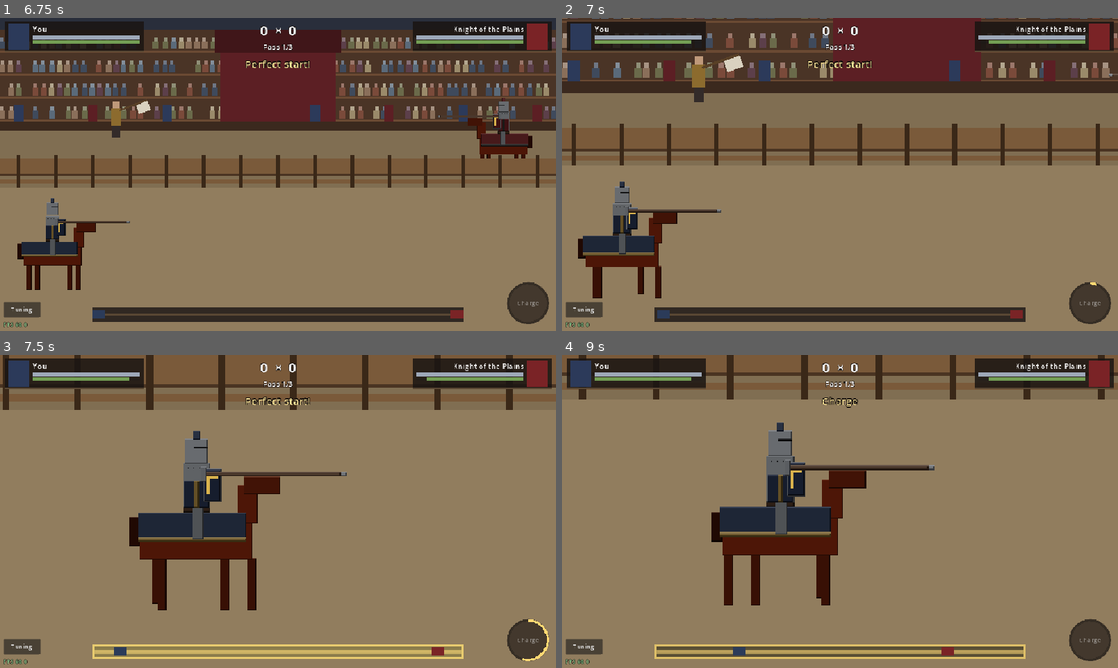
Above: before the commit, frames 1-4 (two rows, left to right).
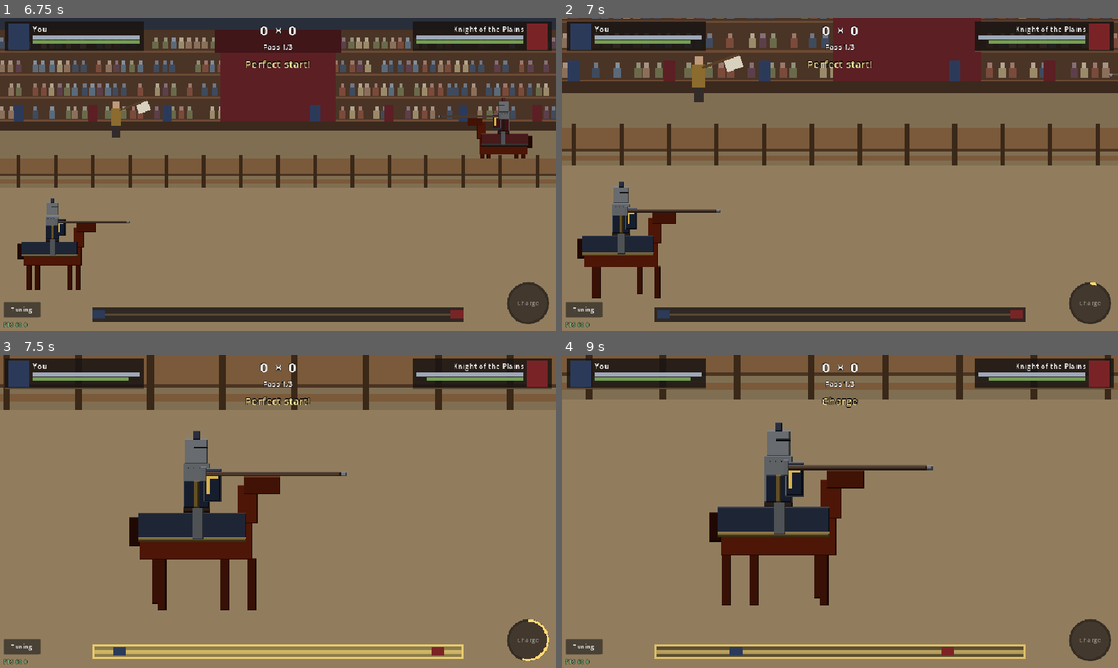
Above: after the commit, the same moments.

Repository: marcoaluz/Torneio_Medieval
Game: Godot game, scene res://game/scenes/arena/arena.tscn
The game is run twice, just before and just after one commit, with the same random seed, the same clock (stepped at 60 frames per second) and the same inputs.
Inputs (mouse positions are in pixels of both pictures, inside the frame that each line leads up to):
- Up to frame 1 (6.75 s): click "Tuning" at 0.5 s; click "Save" at 1.25 s; click "Restart" at 2 s; click "Tuning" at 2.75 s; click "Restart" at 3.5 s; click "Tuning" at 4.25 s; click "Restart" at 5 s; tap Enter at 5.75 s; move the mouse to (400, 158) at 5.77 s; click (400, 158) at 5.92 s; drag from (166, 190) to (250, 237) at 6.52 s
- Up to frame 2 (7 s): no input
- Up to frame 3 (7.5 s): move the mouse to (333, 442) at 7.27 s; click (333, 442) at 7.42 s
- Up to frame 4 (9 s): click "Charge" at 8 s; drag from (812, 574) to (673, 464) at 8.77 s

Frame 1 is identical in both runs. In frame 2, 0.4% of the frame differs, in the area x 2-29%, y 7-90%; in frame 3, 0.3%; in frame 4, 2.9%, in the area x 3-99%, y 0-96%.

Commit message:
Prompt 2.4: dados do jogador e save local versionado
- services/servico_jogador.gd (autoload Jogador): modelo com versao,
  leitura por copia, comandos {ok, erro} (criar_personagem, brasao,
  equipar, guarda-roupa), lado_para_justa, save atomico com .bak e migracao
- services/servico_tempo.gd (timers por horario de termino),
  services/servico_nomes.gd + data/texto/nomes_proibidos.json
- data/balance/inicio.json e itens.json
- justa e arena usam os dados do jogador; docs/DADOS_JOGADOR.md

Co-Authored-By: Claude Opus 5.5 <noreply@anthropic.com>

Diff:
--- /dev/null
+++ b/game/data/balance/inicio.json
@@ -0,0 +1,12 @@
+{
+	"versao": 1,
+	"_nota": "Estado inicial de um jogador novo (antes da criacao do personagem preencher nome, aparencia e casa).",
+	"ouro": 100,
+	"gemas": 0,
+	"materiais": { "sucata": 5, "lingote_ferro": 0, "couro": 0 },
+	"cavaleiro": { "nivel": 1, "xp": 0, "atributos": { "forca": 30, "precisao": 30, "equilibrio": 30 }, "habilidade": "investida" },
+	"cavalo": { "atributos": { "velocidade": 40, "folego": 40, "temperamento": 40, "vinculo": 0 } },
+	"itens": ["elmo_escudeiro", "peitoral_escudeiro", "escudo_escudeiro", "lanca_escudeiro", "caparacao_escudeiro"],
+	"equipar": ["elmo_escudeiro", "peitoral_escudeiro", "escudo_escudeiro", "lanca_escudeiro", "caparacao_escudeiro"],
+	"predios": { "casa_senhorial": 1, "estabulo": 1, "campo_treino": 1, "ferreiro": 1 }
+}
--- /dev/null
+++ b/game/data/balance/itens.json
@@ -0,0 +1,16 @@
+{
+	"versao": 1,
+	"_nota": "Catalogo de pecas. status usa as mesmas chaves da regra do impacto (defesa, bloqueio_milesimos, poder, precisao). visual = variante da arte em game/art/sprites/personagem (camadas.json: {espaco}_{visual}_{animacao}.png). espaco: elmo, peitoral, escudo, lanca, caparacao (os da regra) e os demais do GDD quando tiverem arte.",
+	"raridades": ["comum", "incomum", "raro", "epico", "lendario"],
+	"modelos": {
+		"elmo_escudeiro": { "espaco": "elmo", "raridade": "comum", "conjunto": "escudeiro", "visual": "provisorio", "durabilidade_max": 60, "status": { "defesa": 8 } },
+		"peitoral_escudeiro": { "espaco": "peitoral", "raridade": "comum", "conjunto": "escudeiro", "visual": "provisorio", "durabilidade_max": 60, "status": { "defesa": 8 } },
+		"escudo_escudeiro": { "espaco": "escudo", "raridade": "comum", "conjunto": "escudeiro", "visual": "provisorio", "durabilidade_max": 60, "status": { "defesa": 5, "bloqueio_milesimos": 40 } },
+		"lanca_escudeiro": { "espaco": "lanca", "raridade": "comum", "conjunto": "escudeiro", "visual": "provisorio", "durabilidade_max": 40, "status": { "poder": 5, "precisao": 0 } },
+		"caparacao_escudeiro": { "espaco": "caparacao", "raridade": "comum", "conjunto": "escudeiro", "visual": "provisorio", "durabilidade_max": 0, "status": {} },
+		"elmo_vigia": { "espaco": "elmo", "raridade": "incomum", "conjunto": "vigia", "visual": "provisorio", "durabilidade_max": 80, "status": { "defesa": 12 } },
+		"peitoral_vigia": { "espaco": "peitoral", "raridade": "incomum", "conjunto": "vigia", "visual": "provisorio", "durabilidade_max": 80, "status": { "defesa": 12 } },
+		"escudo_vigia": { "espaco": "escudo", "raridade": "incomum", "conjunto": "vigia", "visual": "provisorio", "durabilidade_max": 80, "status": { "defesa": 7, "bloqueio_milesimos": 70 } },
+		"lanca_vigia": { "espaco": "lanca", "raridade": "incomum", "conjunto": "vigia", "visual": "provisorio", "durabilidade_max": 50, "status": { "poder": 10, "precisao": 5 } }
+	}
+}
--- /dev/null
+++ b/game/data/texto/nomes_proibidos.json
@@ -0,0 +1,10 @@
+{
+	"versao": 1,
+	"_nota": "Raizes proibidas em nomes de cavaleiro e casa (pt e en). A comparacao e feita sem acento, em minusculas, trocando numeros/simbolos comuns por letras (0->o, 1->i, 3->e, 4->a, 5->s, 7->t, @->a, $->s) e sem espacos. Acrescente raizes aqui; nao precisa mexer no codigo.",
+	"tamanho_min": 2,
+	"tamanho_max": 20,
+	"raizes": [
+		"porra", "caralh", "buceta", "boceta", "puta", "putinh", "viad", "bicha", "cuzao", "arrombad", "fdp", "foder", "fodid", "merda", "piroca", "rola", "xoxota", "xereca", "otario", "vagabund", "corno", "macac", "nazi", "hitler", "estupr", "pedofil",
+		"fuck", "shit", "bitch", "cunt", "dick", "pussy", "nigg", "fag", "whore", "slut", "rape", "retard", "bastard", "asshole"
+	]
+}
--- a/game/scripts/presentation/arena.gd
+++ b/game/scripts/presentation/arena.gd
@@ -27,11 +27,26 @@
 func _ready() -> void:
 	jogador.direcao = 1
 	jogador.escala = 1.0
+	vestir_jogador()
 	rival.direcao = -1
 	rival.escala = escala_rival
 	posicionar_nas_pontas()
 	camera.plano_aberto(true)
 
+## Aparência do cavaleiro do jogador a partir dos dados do jogador (se houver).
+func vestir_jogador() -> void:
+	var jog := get_node_or_null("/root/Jogador") as ServicoJogador
+	if jog == null:
+		return
+	var cav := jog.cavaleiro()
+	var cores: Dictionary = jog.casa()["cores"]
+	jogador.definir_casa({"principal": cores["principal"], "secundaria": cores["secundaria"], "metal": cores.get("metal", "ferro"),
+		"pele": cav.get("pele", "media"), "cabelo": cav.get("cor_cabelo", "castanho")})
+	var pecas := jog.visual_das_pecas()
+	pecas["pelagem"] = jog.cavalo_ativo().get("pelagem", "alazao")
+	pecas["corpo"] = cav.get("corpo", "masculino")
+	jogador.camadas().vestir(pecas)
+
 ## Coloca os dois cavaleiros parados no começo das pistas (Apresentação).
 func posicionar_nas_pontas() -> void:
 	jogador.global_position = inicio_jogador.global_position
--- a/game/scripts/presentation/controlador_justa.gd
+++ b/game/scripts/presentation/controlador_justa.gd
@@ -62,8 +62,9 @@
 @export var sensibilidade_mira := 1.0
 
 var justa: Justa
-## Atributos de cada lado: {cavaleiro, cavalo}. Até a 2.4 (dados do jogador),
-## os padrões de game/data/balance/padrao.json.
+## Atributos de cada lado: {cavaleiro, cavalo, equipamento, habilidade}.
+## O jogador vem dos dados do jogador (autoload Jogador); o rival, por enquanto,
+## de game/data/balance/padrao.json (perfis de rival da região: 2.10).
 var lado_jogador: Dictionary
 var lado_rival: Dictionary
 ## Semente da justa (no servidor, Parte 3, quem sorteia é ele).
@@ -97,7 +98,8 @@
 		set_process(false)
 		return
 	if lado_jogador.is_empty():
-		lado_jogador = Justa.lado_padrao(padrao)
+		var jog := get_node_or_null("/root/Jogador") as ServicoJogador
+		lado_jogador = jog.lado_para_justa() if jog else Justa.lado_padrao(padrao)
 	if lado_rival.is_empty():
 		lado_rival = Justa.lado_padrao(padrao)
 	var perfil := {}
--- a/game/scripts/presentation/ui/painel_ajuste.gd
+++ b/game/scripts/presentation/ui/painel_ajuste.gd
@@ -5,6 +5,7 @@
 ## arquivo. O valor muda o mesmo dicionário que a justa em andamento lê,
 ## então janelas, zonas, pontos e chances valem na hora; durações das fases,
 ## atributos e o perfil do rival valem ao recomeçar a justa (botão).
+## Atributos de padrao.json valem para o rival (o jogador usa os dados dele).
 ## Enquanto aberto, o jogo fica pausado. Os rótulos dos campos são os
 ## caminhos nos JSON (ferramenta de desenvolvimento).
 
--- /dev/null
+++ b/game/scripts/services/servico_jogador.gd
@@ -0,0 +1,256 @@
+class_name ServicoJogador
+extends Node
+## Dados do jogador e save local (autoload "Jogador"). É o único lugar que
+## muda o estado do jogador: as telas leem cópias e pedem mudanças por
+## comandos, que validam, mudam, salvam e avisam (sinal `mudou`). Cada
+## comando devolve {ok: bool, erro: String, ...}: na Parte 3 os comandos que
+## valem algo (ouro, itens, timers) viram chamadas a Edge Functions com a
+## mesma assinatura, e o servidor passa a ser o dono do estado.
+##
+## Modelo (dicionário com "versao"; ver docs/DADOS_JOGADOR.md):
+##   cavaleiro, casa, cavalos, cavalo_ativo, inventario {ouro, gemas,
+##   materiais, itens}, equipamento {espaco: id}, visual {espaco: id},
+##   vila {predios}, timers [{id, tipo, alvo, inicio_em, termina_em}],
+##   pve, tutorial, criado_em, proximo_id.
+## Timers sempre como horário de término (ServicoTempo).
+
+signal mudou(secao: String)
+
+const VERSAO := 1
+const ESPACOS_REGRA := ["elmo", "peitoral", "escudo", "lanca"]
+
+@export var caminho_save := "user://jogador.json"
+
+var estado: Dictionary = {}
+
+func _ready() -> void:
+	if not carregar():
+		estado = novo_estado()
+
+# ------------------------------------------------------------------ leitura
+
+func tem_personagem() -> bool:
+	return estado.get("cavaleiro", {}).get("nome", "") != ""
+
+func cavaleiro() -> Dictionary:
+	return estado["cavaleiro"].duplicate(true)
+
+func casa() -> Dictionary:
+	return estado["casa"].duplicate(true)
+
+func cavalo_ativo() -> Dictionary:
+	for c: Dictionary in estado["cavalos"]:
+		if c["id"] == estado["cavalo_ativo"]:
+			return c.duplicate(true)
+	return {}
+
+func cavalos() -> Array:
+	return estado["cavalos"].duplicate(true)
+
+func ouro() -> int:
+	return int(estado["inventario"]["ouro"])
+
+func itens() -> Array:
+	return estado["inventario"]["itens"].duplicate(true)
+
+func item(id: String) -> Dictionary:
+	for it: Dictionary in estado["inventario"]["itens"]:
+		if it["id"] == id:
+			return it.duplicate(true)
+	return {}
+
+## Peça equipada num espaço ({} se vazio).
+func equipado(espaco: String) -> Dictionary:
+	return item(estado["equipamento"].get(espaco, ""))
+
+## Variante de arte de cada espaço, já com o guarda-roupa (visual) aplicado.
+func visual_das_pecas() -> Dictionary:
+	var modelos: Dictionary = Balanceamento.carregar("itens")["modelos"]
+	var saida := {}
+	for espaco: String in estado["equipamento"]:
+		var id: String = estado["visual"].get(espaco, estado["equipamento"][espaco])
+		var it := item(id)
+		if not it.is_empty():
+			saida[espaco] = modelos[it["modelo"]]["visual"]
+	return saida
+
+## Lado do jogador para a regra da justa: {cavaleiro, cavalo, equipamento,
+## habilidade}. Peça quebrada (durabilidade 0) vai com durabilidade 0 e a
+## regra ignora os bônus dela.
+func lado_para_justa() -> Dictionary:
+	var modelos: Dictionary = Balanceamento.carregar("itens")["modelos"]
+	var equip := {}
+	for espaco: String in ESPACOS_REGRA:
+		var it := equipado(espaco)
+		if it.is_empty():
+			continue
+		var p: Dictionary = (modelos[it["modelo"]]["status"] as Dictionary).duplicate()
+		p["durabilidade"] = int(it["durabilidade"])
+		equip[espaco] = p
+	var cav := cavalo_ativo()
+	return {
+		"cavaleiro": estado["cavaleiro"]["atributos"].duplicate(),
+		"cavalo": cav.get("atributos", {}).duplicate(),
+		"equipamento": equip,
+		"habilidade": estado["cavaleiro"].get("habilidade", ""),
+	}
+
+# ----------------------------------------------------------------- comandos
+
+## Começa do zero (estado inicial dos dados) e salva.
+func novo_jogo() -> Dictionary:
+	estado = novo_estado()
+	return _concluir("tudo")
+
+## Criação de personagem (2.2). Campos: nome, nome_casa, corpo, rosto,
+## cabelo, pele, cor_principal, cor_secundaria, pelagem.
+func criar_personagem(d: Dictionary) -> Dictionary:
+	for k in ["nome", "nome_casa", "corpo", "rosto", "cabelo", "pele", "cor_principal", "cor_secundaria", "pelagem"]:
+		if not d.has(k) or str(d[k]) == "":
+			return _erro("falta_" + k)
+	for k in ["nome", "nome_casa"]:
+		var e := ServicoNomes.validar(str(d[k]))
+		if e != "":
+			return _erro(e)
+	var cav: Dictionary = estado["cavaleiro"]
+	cav["nome"] = ServicoNomes.limpar(d["nome"])
+	cav["corpo"] = d["corpo"]
+	cav["rosto"] = d["rosto"]
+	cav["cabelo"] = d["cabelo"]
+	cav["pele"] = d["pele"]
+	cav["cor_cabelo"] = d.get("cor_cabelo", "castanho")
+	estado["casa"]["nome"] = ServicoNomes.limpar(d["nome_casa"])
+	estado["casa"]["cores"]["principal"] = d["cor_principal"]
+	estado["casa"]["cores"]["secundaria"] = d["cor_secundaria"]
+	for c: Dictionary in estado["cavalos"]:
+		if c["id"] == estado["cavalo_ativo"]:
+			c["pelagem"] = d["pelagem"]
+	return _concluir("cavaleiro")
+
+## Brasão da casa (2.3): o dicionário do editor de brasão.
+func definir_brasao(brasao: Dictionary) -> Dictionary:
+	estado["casa"]["brasao"] = brasao.duplicate(true)
+	return _concluir("casa")
+
+## Equipa uma peça do inventário no espaço dela.
+func equipar(id: String) -> Dictionary:
+	var it := item(id)
+	if it.is_empty():
+		return _erro("item_inexistente")
+	var modelo: Dictionary = Balanceamento.carregar("itens")["modelos"].get(it["modelo"], {})
+	if modelo.is_empty():
+		return _erro("modelo_inexistente")
+	estado["equipamento"][modelo["espaco"]] = id
+	return _concluir("equipamento")
+
+## Guarda-roupa: aparência de `id_visual` no espaço (vazio = a da peça equipada).
+func definir_visual(espaco: String, id_visual: String) -> Dictionary:
+	if id_visual == "":
+		estado["visual"].erase(espaco)
+	else:
+		var it := item(id_visual)
+		if it.is_empty():
+			return _erro("item_inexistente")
+		if Balanceamento.carregar("itens")["modelos"][it["modelo"]]["espaco"] != espaco:
+			return _erro("espaco_errado")
+		estado["visual"][espaco] = id_visual
+	return _concluir("equipamento")
+
+# ------------------------------------------------------------ persistência
+
+func novo_estado() -> Dictionary:
+	var ini := Balanceamento.carregar("inicio")
+	var e := {
+		"versao": VERSAO,
+		"criado_em": ServicoTempo.agora(),
+		"proximo_id": 1,
+		"cavaleiro": {"nome": "", "corpo": "masculino", "rosto": "1", "cabelo": "1", "pele": "media",
+			"cor_cabelo": "castanho", "nivel": int(ini["cavaleiro"]["nivel"]), "xp": int(ini["cavaleiro"]["xp"]),
+			"atributos": ini["cavaleiro"]["atributos"].duplicate(), "habilidade": ini["cavaleiro"]["habilidade"]},
+		"casa": {"nome": "", "cores": {"principal": "azul_real", "secundaria": "ouro_velho", "metal": "ferro"}, "brasao": {}},
+		"cavalos": [],
+		"cavalo_ativo": "",
+		"inventario": {"ouro": int(ini["ouro"]), "gemas": int(ini["gemas"]), "materiais": ini["materiais"].duplicate(), "itens": []},
+		"equipamento": {},
+		"visual": {},
+		"vila": {"predios": {}},
+		"timers": [],
+		"pve": {"regiao": "feiras", "torneios": {}},
+		"tutorial": {"passo": 0, "concluido": false},
+	}
+	var cid := _novo_id(e, "c")
+	e["cavalos"].append({"id": cid, "nome": "", "pelagem": "alazao", "atributos": ini["cavalo"]["atributos"].duplicate()})
+	e["cavalo_ativo"] = cid
+	var modelos: Dictionary = Balanceamento.carregar("itens")["modelos"]
+	var por_modelo := {}
+	for m: String in ini["itens"]:
+		var id := _novo_id(e, "i")
+		e["inventario"]["itens"].append({"id": id, "modelo": m, "nivel": 0, "durabilidade": int(modelos[m]["durabilidade_max"])})
+		por_modelo[m] = id
+	for m: String in ini["equipar"]:
+		e["equipamento"][modelos[m]["espaco"]] = por_modelo[m]
+	for p: String in ini["predios"]:
+		e["vila"]["predios"][p] = {"nivel": int(ini["predios"][p])}
+	return e
+
+## Grava em arquivo temporário, guarda o anterior como .bak e troca.
+func salvar() -> Error:
+	var tmp := caminho_save + ".tmp"
+	var f := FileAccess.open(tmp, FileAccess.WRITE)
+	if f == null:
+		return FileAccess.get_open_error()
+	f.store_string(JSON.stringify(estado, "\t"))
+	f.close()
+	if FileAccess.file_exists(caminho_save):
+		DirAccess.copy_absolute(caminho_save, caminho_save + ".bak")
+		DirAccess.remove_absolute(caminho_save)
+	return DirAccess.rename_absolute(tmp, caminho_save)
+
+## Lê o save (ou o .bak, se o principal estiver estragado) e migra.
+func carregar() -> bool:
+	for caminho in [caminho_save, caminho_save + ".bak"]:
+		if not FileAccess.file_exists(caminho):
+			continue
+		var v: Variant = JSON.parse_string(FileAccess.get_file_as_string(caminho))
+		if v is Dictionary and v.has("versao"):
+			estado = migrar(_inteiros(v))
+			return true
+		push_warning("ServicoJogador: save ilegível em %s" % caminho)
+	return false
+
+## Migra saves antigos até VERSAO. Cada versão nova acrescenta um passo aqui.
+static func migrar(d: Dictionary) -> Dictionary:
+	var v := int(d.get("versao", 0))
+	if v > VERSAO:
+		push_warning("ServicoJogador: save de versão mais nova (%d)" % v)
+	# Exemplo do formato: if v < 2: d["novo_campo"] = ...; v = 2
+	d["versao"] = maxi(v, VERSAO)
+	return d
+
+# ---------------------------------------------------------------- internos
+
+func _concluir(secao: String) -> Dictionary:
+	var e := salvar()
+	mudou.emit(secao)
+	return {"ok": true, "erro": "" if e == OK else error_string(e)}
+
+static func _erro(codigo: String) -> Dictionary:
+	return {"ok": false, "erro": codigo}
+
+static func _novo_id(e: Dictionary, prefixo: String) -> String:
+	var n := int(e["proximo_id"])
+	e["proximo_id"] = n + 1
+	return "%s%d" % [prefixo, n]
+
+## O JSON do Godot lê números como float; inteiros voltam a ser int.
+static func _inteiros(v: Variant) -> Variant:
+	if v is float and v == floorf(v) and absf(v) < 1e15:
+		return int(v)
+	if v is Dictionary:
+		var d := {}
+		for k in v:
+			d[k] = _inteiros(v[k])
+		return d
+	if v is Array:
+		return (v as Array).map(_inteiros)
+	return v
--- /dev/null
+++ b/game/scripts/services/servico_nomes.gd
@@ -0,0 +1,57 @@
+class_name ServicoNomes
+extends RefCounted
+## Validação de nomes do jogador (cavaleiro e casa): tamanho, caracteres
+## permitidos e filtro de palavras ofensivas, com a lista em
+## game/data/texto/nomes_proibidos.json. Na Parte 3 o servidor repete a mesma
+## validação (o celular não é confiável). Códigos de erro viram textos de
+## tradução ERRO_<CODIGO>.
+
+const LISTA := "res://game/data/texto/nomes_proibidos.json"
+const TROCAS := {"0": "o", "1": "i", "3": "e", "4": "a", "5": "s", "7": "t", "@": "a", "$": "s"}
+
+static var _dados: Dictionary
+
+## "" se o nome serve; senão o código: nome_curto, nome_longo,
+## nome_caracteres ou nome_ofensivo.
+static func validar(nome: String) -> String:
+	var d := _carregar()
+	var limpo := limpar(nome)
+	if limpo.length() < int(d.get("tamanho_min", 2)):
+		return "nome_curto"
+	if limpo.length() > int(d.get("tamanho_max", 20)):
+		return "nome_longo"
+	var permitido := RegEx.create_from_string(r"^[\p{L}' -]+$")
+	if permitido.search(limpo) == null:
+		return "nome_caracteres"
+	var norm := normalizar(nome)
+	for raiz: String in d.get("raizes", []):
+		if norm.contains(raiz):
+			return "nome_ofensivo"
+	return ""
+
+## Tira espaços das pontas e espaços repetidos.
+static func limpar(nome: String) -> String:
+	var r := RegEx.create_from_string(r"\s+")
+	return r.sub(nome.strip_edges(), " ", true)
+
+## Minúsculas, sem acento, com números/símbolos trocados por letras e só letras.
+static func normalizar(nome: String) -> String:
+	var s := nome.to_lower()
+	var acentos := {"á": "a", "à": "a", "â": "a", "ã": "a", "ä": "a", "é": "e", "ê": "e", "è": "e", "ë": "e",
+		"í": "i", "î": "i", "ì": "i", "ï": "i", "ó": "o", "ô": "o", "õ": "o", "ò": "o", "ö": "o",
+		"ú": "u", "û": "u", "ù": "u", "ü": "u", "ç": "c", "ñ": "n"}
+	var saida := ""
+	for ch in s:
+		if acentos.has(ch):
+			ch = acentos[ch]
+		elif TROCAS.has(ch):
+			ch = TROCAS[ch]
+		if ch >= "a" and ch <= "z":
+			saida += ch
+	return saida
+
+static func _carregar() -> Dictionary:
+	if _dados.is_empty():
+		var v: Variant = JSON.parse_string(FileAccess.get_file_as_string(LISTA))
+		_dados = v if v is Dictionary else {}
+	return _dados
--- /dev/null
+++ b/game/scripts/services/servico_tempo.gd
@@ -0,0 +1,18 @@
+class_name ServicoTempo
+extends RefCounted
+## Relógio dos timers do jogo. Todo timer é guardado como horário de término
+## (segundos Unix) e a tela só mostra a contagem. Hoje usa o relógio do
+## celular; na Parte 3 passa a usar o horário do servidor (mudar a hora do
+## celular não acelera nada). Os testes adiantam o relógio com `deslocamento`.
+
+static var deslocamento := 0
+
+static func agora() -> int:
+	return int(Time.get_unix_time_from_system()) + deslocamento
+
+## Segundos que faltam (0 se já terminou).
+static func restante(termina_em: int) -> int:
+	return maxi(termina_em - agora(), 0)
+
+static func pronto(termina_em: int) -> bool:
+	return agora() >= termina_em
--- a/project.godot
+++ b/project.godot
@@ -13,6 +13,7 @@
 
 [autoload]
 
+Jogador="*res://game/scripts/services/servico_jogador.gd"
 Depuracao="*res://game/scenes/common/depuracao.tscn"
 
 [display]
--- /dev/null
+++ b/tests/services/jogador_check.gd
@@ -0,0 +1,91 @@
+extends SceneTree
+## Dados do jogador e save local (headless, save em user://teste_jogador/):
+## estado inicial vindo dos dados, criação de personagem com filtro de nomes,
+## salvar/carregar sem perder tipos, recuperação pelo .bak, equipar e
+## guarda-roupa, lado para a regra da justa e relógio adiantável.
+
+const PASTA := "user://teste_jogador/"
+
+var _falhas := 0
+
+func _initialize() -> void:
+	DirAccess.make_dir_recursive_absolute(PASTA)
+	for f in ["jogador.json", "jogador.json.bak", "jogador.json.tmp"]:
+		DirAccess.remove_absolute(PASTA + f)
+	var j := ServicoJogador.new()
+	j.caminho_save = PASTA + "jogador.json"
+	root.add_child(j)
+	await process_frame
+
+	_checa("sem save comeca sem personagem", not j.tem_personagem())
+	_checa("estado tem versao", j.estado["versao"] == ServicoJogador.VERSAO)
+	_checa("ouro inicial dos dados", j.ouro() == int(Balanceamento.carregar("inicio")["ouro"]))
+	_checa("um cavalo ativo", j.cavalos().size() == 1 and not j.cavalo_ativo().is_empty())
+	_checa("pecas iniciais equipadas", not j.equipado("elmo").is_empty() and not j.equipado("lanca").is_empty())
+
+	# Nomes
+	_checa("nome curto recusado", ServicoNomes.validar("A") == "nome_curto")
+	_checa("nome com numero recusado", ServicoNomes.validar("R2D2 Cavaleiro") == "nome_caracteres")
+	_checa("palavrao recusado", ServicoNomes.validar("Sir Porra") == "nome_ofensivo")
+	_checa("palavrao disfarcado recusado", ServicoNomes.validar("Sir P0rr@") == "nome_caracteres" or ServicoNomes.validar("Fvck Merd4") != "")
+	_checa("nome com acento aceito", ServicoNomes.validar("Álvaro d'Ávila") == "")
+	_checa("espacos repetidos limpos", ServicoNomes.limpar("  Joana   de  Arc ") == "Joana de Arc")
+
+	var dados := {"nome": "Joana  de Arc", "nome_casa": "Casa Ferreira", "corpo": "feminino", "rosto": "1",
+		"cabelo": "2", "pele": "morena", "cor_principal": "verde_floresta", "cor_secundaria": "branco_osso", "pelagem": "preto"}
+	var ruim := dados.duplicate()
+	ruim["nome"] = "Sir Merda"
+	_checa("criar com nome ofensivo falha", j.criar_personagem(ruim)["erro"] == "nome_ofensivo" and not j.tem_personagem())
+	var mudancas := []
+	j.mudou.connect(func(s): mudancas.append(s))
+	var r := j.criar_personagem(dados)
+	_checa("criar personagem", r["ok"] and j.tem_personagem() and j.cavaleiro()["nome"] == "Joana de Arc")
+	_checa("aviso de mudanca", mudancas.has("cavaleiro"))
+	_checa("pelagem do cavalo", j.cavalo_ativo()["pelagem"] == "preto")
+	_checa("leitura devolve copia", (func(): var c := j.cavaleiro(); c["nome"] = "x"; return j.cavaleiro()["nome"] == "Joana de Arc").call())
+
+	# Equipar e guarda-roupa
+	var elmo_id: String = j.estado["equipamento"]["elmo"]
+	_checa("equipar item inexistente falha", not j.equipar("nada")["ok"])
+	_checa("guarda-roupa no espaco errado falha", j.definir_visual("peitoral", elmo_id)["erro"] == "espaco_errado")
+	_checa("guarda-roupa ok", j.definir_visual("elmo", elmo_id)["ok"] and j.visual_das_pecas()["elmo"] == "provisorio")
+
+	# Lado para a justa
+	var lado := j.lado_para_justa()
+	_checa("lado tem as quatro pecas da regra", lado["equipamento"].keys().size() == 4)
+	_checa("lado com atributos do inicio", int(lado["cavaleiro"]["forca"]) == 30)
+	_checa("lado valido para a justa", Justa.validar(Justa.carregar_configuracao()) == "" and lado["habilidade"] == "investida")
+	var cfg := Justa.carregar_configuracao()
+	var justa := Justa.new(cfg, lado, Justa.lado_padrao(Balanceamento.carregar("padrao")), 1)
+	_checa("justa aceita o lado do jogador", justa.iniciar().size() > 0)
+
+	# Salvar e carregar
+	var j2 := ServicoJogador.new()
+	j2.caminho_save = j.caminho_save
+	_checa("carregar le o save", j2.carregar() and j2.cavaleiro()["nome"] == "Joana de Arc")
+	_checa("inteiros continuam inteiros", typeof(j2.estado["inventario"]["ouro"]) == TYPE_INT and typeof(j2.estado["versao"]) == TYPE_INT)
+	j.definir_brasao({"forma": "classico"})
+	var f := FileAccess.open(j.caminho_save, FileAccess.WRITE)
+	f.store_string("{corrompido")
+	f.close()
+	var j3 := ServicoJogador.new()
+	j3.caminho_save = j.caminho_save
+	_checa("save estragado cai no .bak", j3.carregar() and j3.tem_personagem())
+	_checa("migrar mantem versao atual", ServicoJogador.migrar({"versao": 1})["versao"] == ServicoJogador.VERSAO)
+
+	# Relógio
+	var fim := ServicoTempo.agora() + 60
+	_checa("timer nao pronto", not ServicoTempo.pronto(fim) and ServicoTempo.restante(fim) > 55)
+	ServicoTempo.deslocamento = 61
+	_checa("relogio adiantado termina o timer", ServicoTempo.pronto(fim) and ServicoTempo.restante(fim) == 0)
+	ServicoTempo.deslocamento = 0
+
+	j2.free()
+	j3.free()
+	print("JOGADOR %s" % ("TUDO OK" if _falhas == 0 else "%d FALHA(S)" % _falhas))
+	quit(0 if _falhas == 0 else 1)
+
+func _checa(nome: String, ok: bool) -> void:
+	print("JOGADOR %s %s" % [nome, "OK" if ok else "FALHOU"])
+	if not ok:
+		_falhas += 1
--- a/tests/ui/painel_ajuste_check.gd
+++ b/tests/ui/painel_ajuste_check.gd
@@ -41,7 +41,7 @@
 	op.item_selected.emit(perfil_ix)
 	p.recomecar()
 	_checa("fechar volta a rodar", not paused)
-	_checa("forca nova vale ao recomecar (%s)" % c.justa.lado_jogador["cavaleiro"]["forca"], int(c.justa.lado_jogador["cavaleiro"]["forca"]) == 77)
+	_checa("forca nova (padrao.json = rival) vale ao recomecar (%s)" % c.justa.lado_rival["cavaleiro"]["forca"], int(c.justa.lado_rival["cavaleiro"]["forca"]) == 77)
 	_checa("perfil do rival muda ao recomecar", c.perfil_rival == "agressivo")
 
 	DirAccess.make_dir_recursive_absolute(PASTA_TESTE)
Not shown, changed: export_presets.cfg
Not shown, added: game/scripts/services/servico_jogador.gd.uid
Not shown, added: game/scripts/services/servico_nomes.gd.uid
Not shown, added: game/scripts/services/servico_tempo.gd.uid
Not shown, added: tests/personagem/camadas_check.gd.uid
Not shown, added: tests/services/jogador_check.gd.uid
Not shown, added: docs/DADOS_JOGADOR.md
Not shown, changed: docs/DECISOES.md
Not shown, changed: docs/ESTADO.md
Not shown, changed: docs/SESSOES.md
